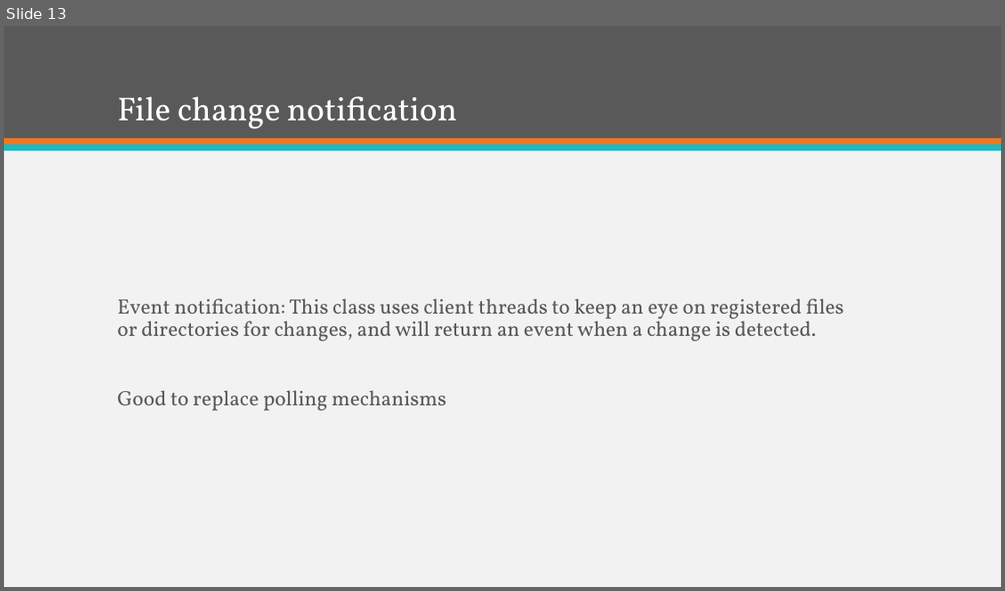
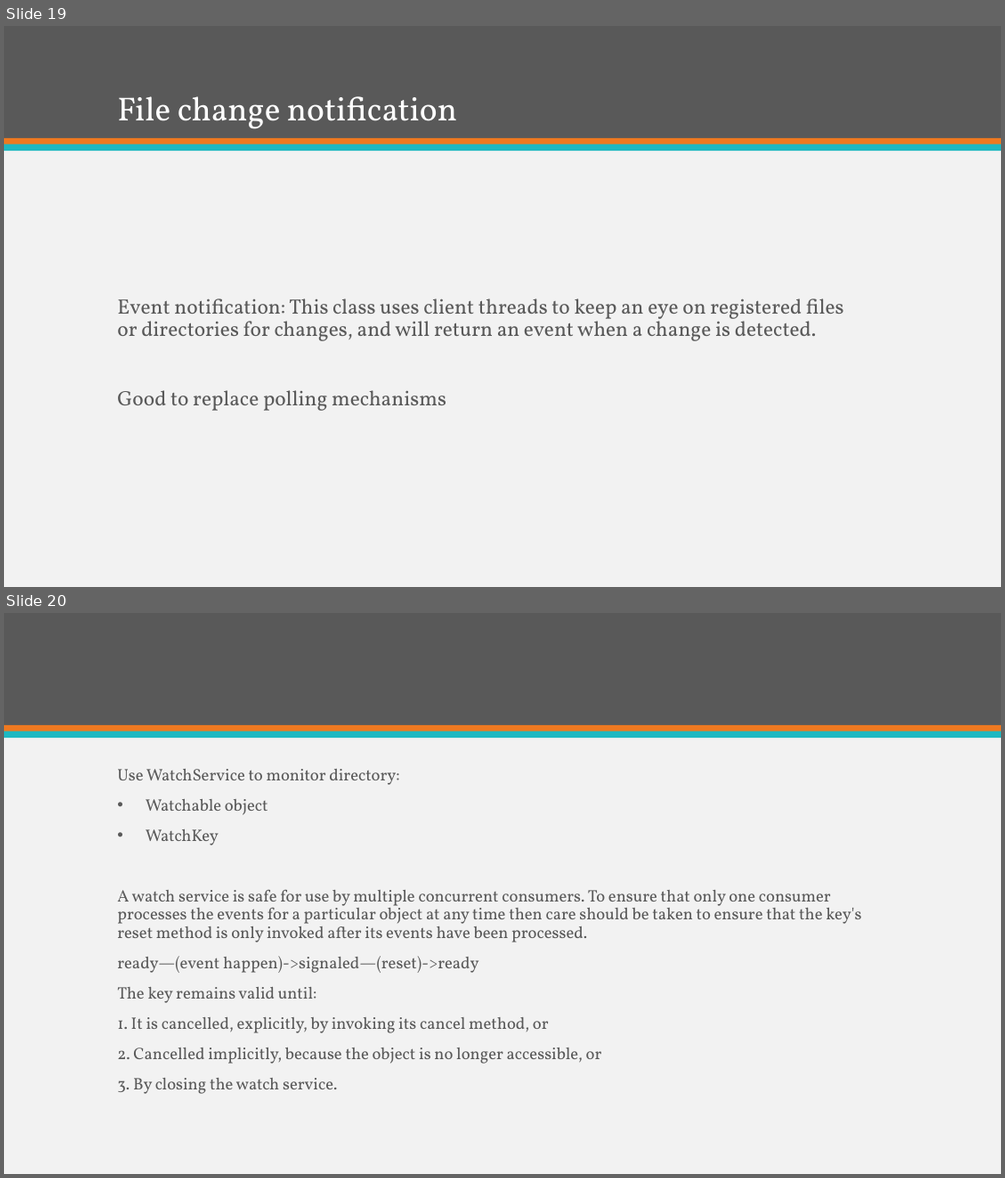
Before and after one commit to KKAries/my-repository, a slide deck: Brief Introduction of Java 7.pptx. Shown one above the other, each under a label of ours: slide 13 before the commit, slides 19 and 20 after it. The pictures are 1005x591 and 1005x1178 pixels, drawn with LibreOffice and Linux fonts; fonts in the diff are those of the drawing. Boxes give left, top, right and bottom in pixels: in the first picture for what was removed or moved away, otherwise in the second. Text is boxed around its words. In the diff, an @@ line names an element or a change of style, - is before the commit and + after.

```diff
--- a/Brief Introduction of Java 7.pptx
+++ b/Brief Introduction of Java 7.pptx
@@ slide 20 added at <box>4,613,1001,1174</box>, background #F2F2F2; not listed: 3 template elements that a slide beside it also shows @@
@@ text added at <box>117,769,861,1094</box>, 16 pt, text #595959 @@
+Use WatchService to monitor directory:
+• Watchable object
+• WatchKey
+A watch service is safe for use by multiple concurrent consumers. To ensure that only one consumer processes the events for a particular object at any time then care should be taken to ensure that the key's reset method is only invoked after its events have been processed.
+ready—(event happen)->signaled—(reset)->ready
+The key remains valid until:
+1. It is cancelled, explicitly, by invoking its cancel method, or
+2. Cancelled implicitly, because the object is no longer accessible, or
+3. By closing the watch service.
@@ what was slide 13 is now slide 19 @@
```
Also in this commit, not shown: 3 slides changed, 10 other slides added, 2 other files.
